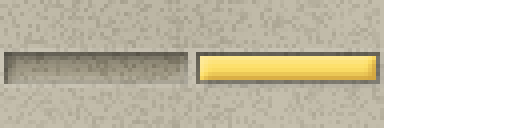
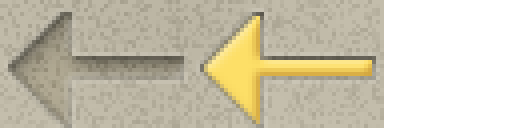
Layer changes from the first 512×128 image to the second:
painted on "Arrow" over [200, 16, 376, 124]
painted on "Grid - Furnace" over [4, 12, 380, 128]
